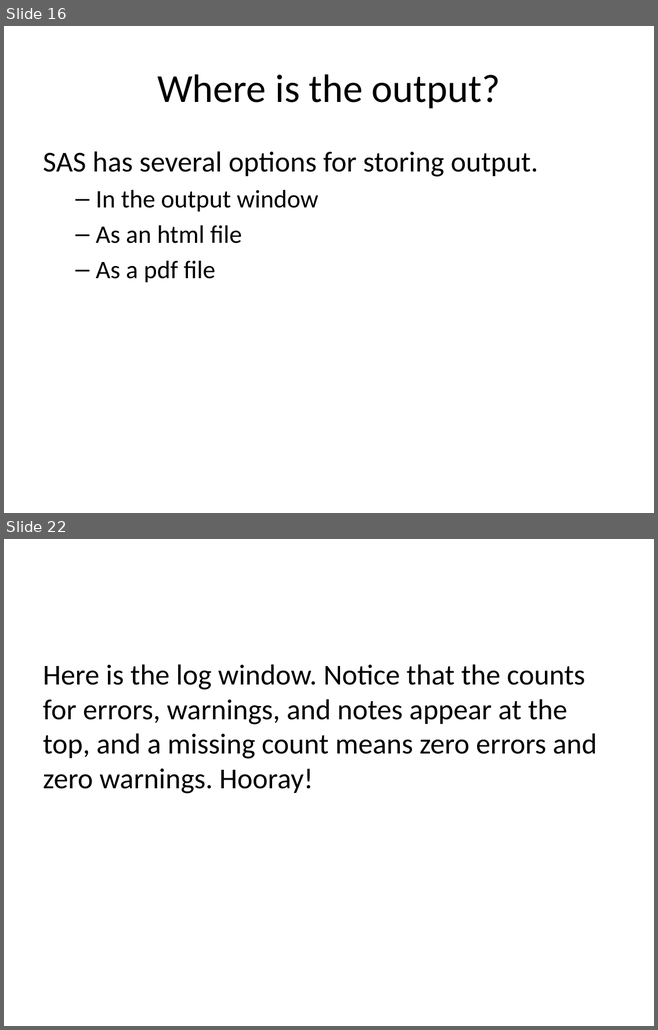
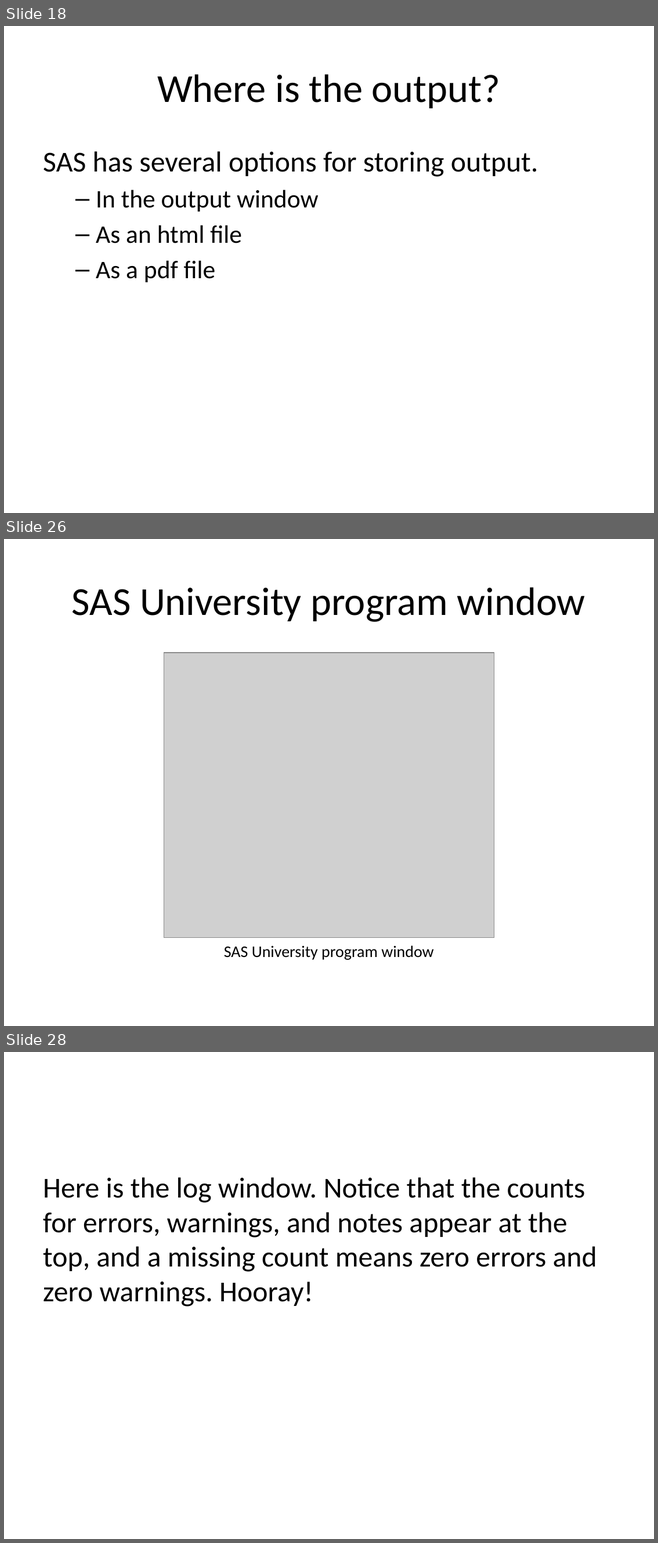
Before and after one commit to pmean/introduction-to-SAS, a slide deck: part0/src/getting-started.pptx. Shown one above the other, each under a label of ours: slides 16 and 22 before the commit, slides 18, 26 and 28 after it; the slides between them are not shown. The pictures are 658x1030 and 658x1543 pixels, drawn with LibreOffice and Linux fonts; fonts in the diff are those of the drawing; grey boxes stand for pictures. Boxes give left, top, right and bottom in pixels: in the first picture for what was removed or moved away, otherwise in the second. Text is boxed around its words. In the diff, an @@ line names an element or a change of style, - is before the commit and + after.

```diff
--- a/part0/src/getting-started.pptx
+++ b/part0/src/getting-started.pptx
@@ slide 26 added at (x1=4, y1=539, x2=654, y2=1026), background #FFFFFF @@
@@ title added at (x1=72, y1=587, x2=585, y2=622), 44 pt, text #000000 @@
+SAS University program window
@@ picture added at (x1=164, y1=653, x2=494, y2=938) @@
@@ text added at (x1=224, y1=946, x2=433, y2=960), 18 pt, text #000000 @@
+SAS University program window
@@ what was slide 16 is now slide 18 @@
@@ what was slide 22 is now slide 28 @@
```
Also in this commit, not shown: 3 slides changed, 22 other slides added, 16 slides removed, 3 other files.
